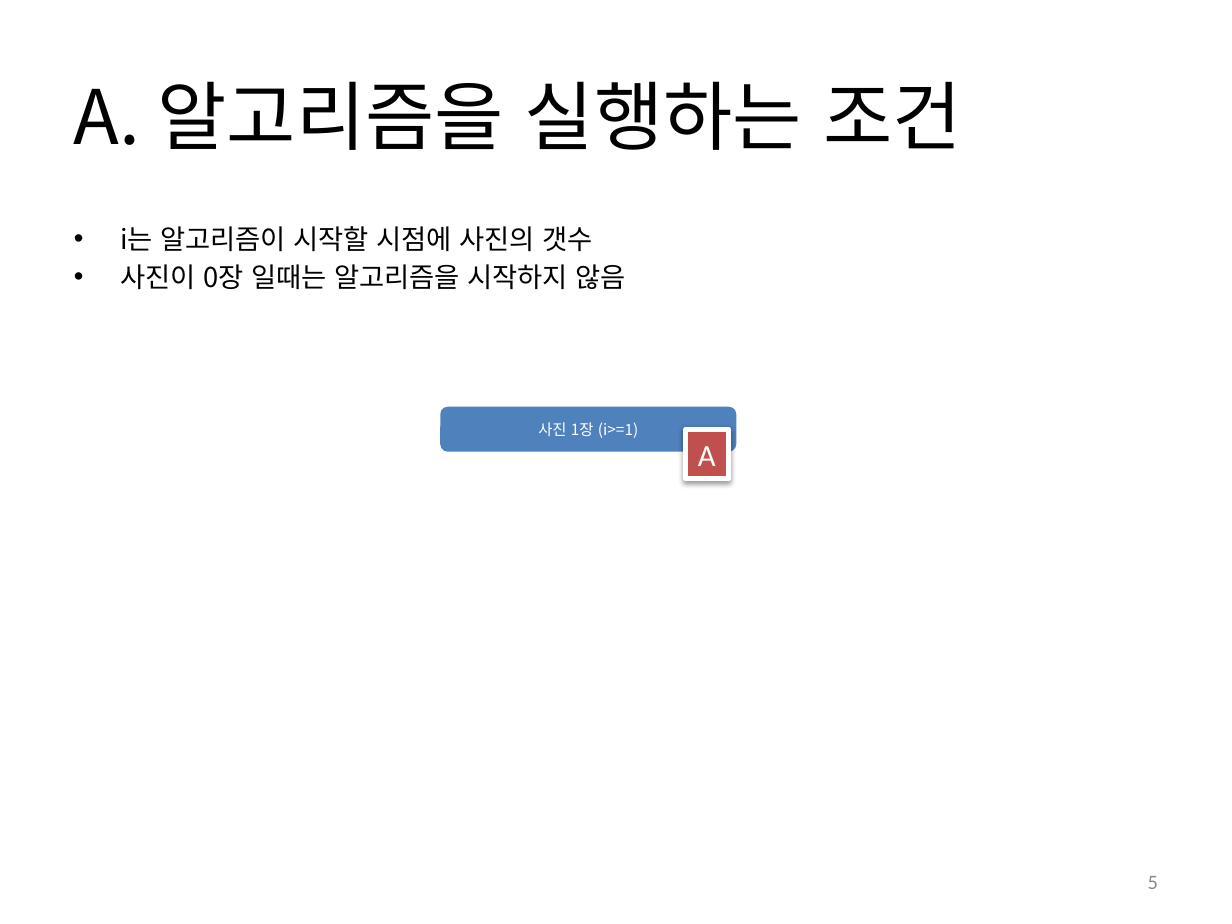
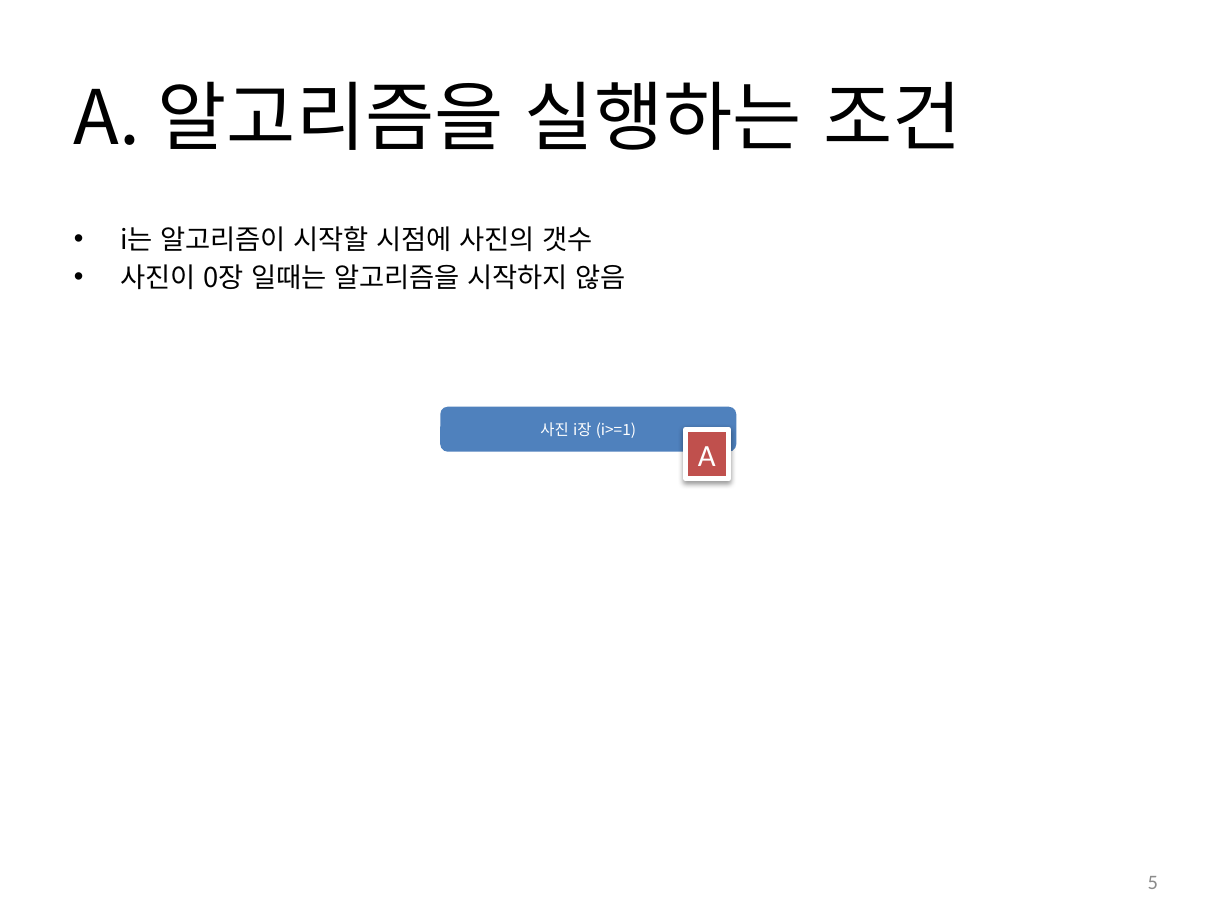
Before and after one commit to skyhills13/PhotoMosaic, a slide deck: slide 5 of document/algorithms/algorithm_v1.30.pptx. Drawn at 1232x924 pixels with LibreOffice and Linux fonts; fonts in the diff are those of the drawing. Boxes give left, top, right and bottom in pixels: in the first picture for what was removed or moved away, otherwise in the second. Text is boxed around its words. In the diff, an @@ line names an element or a change of style, - is before the commit and + after.

```diff
--- a/document/algorithms/algorithm_v1.30.pptx
+++ b/document/algorithms/algorithm_v1.30.pptx
@@ text in rounded rectangle at bbox=[540, 422, 636, 438]: text changed @@
-사진 1장 (i>=1)
+사진 i장 (i>=1)
```
Also in this commit, not shown: 2 other slides changed, 1 other file.
